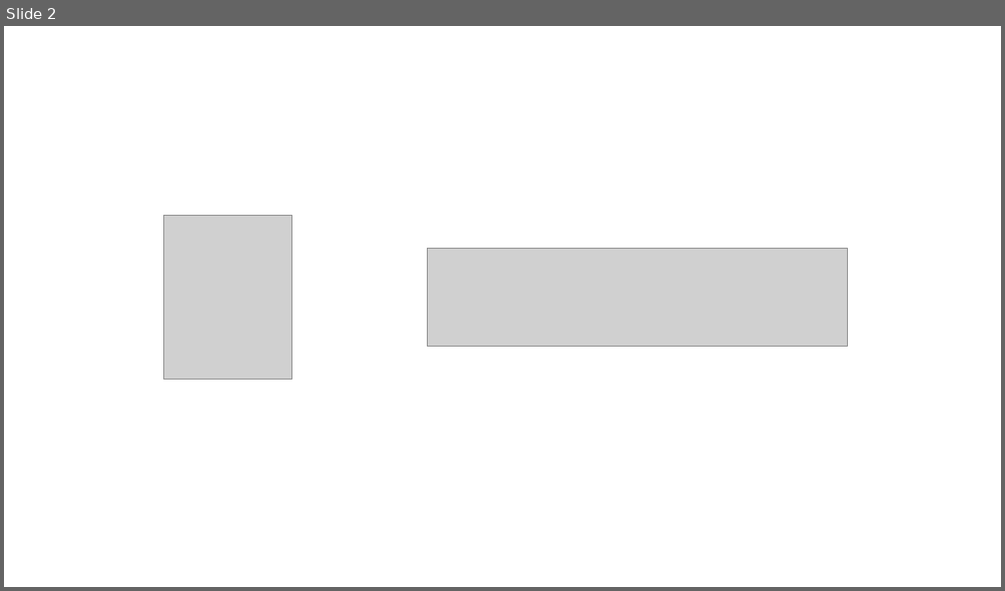
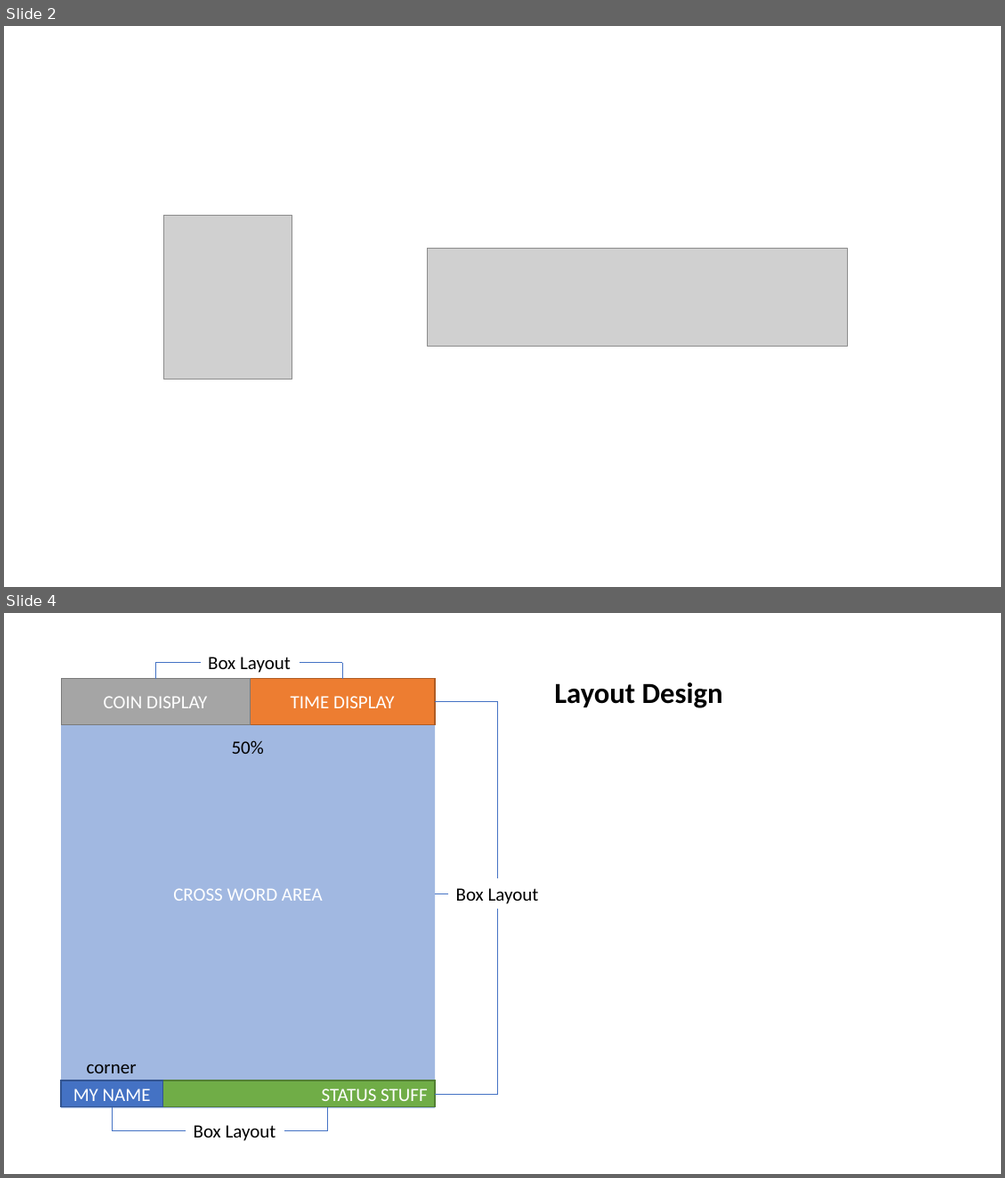
Before and after one commit to aswinmurali-io/word-jam, a slide deck: res/src.pptx. Shown one above the other, each under a label of ours: slide 2 before the commit, slides 2 and 4 after it; the slides between them are not shown. The pictures are 1005x591 and 1005x1178 pixels, drawn with LibreOffice and Linux fonts; fonts in the diff are those of the drawing; grey boxes stand for pictures. Boxes give left, top, right and bottom in pixels: in the first picture for what was removed or moved away, otherwise in the second. Text is boxed around its words. In the diff, an @@ line names an element or a change of style, - is before the commit and + after.

Commit message:
Layout: added crossword grid, MAX_GRID, etc

```diff
--- a/res/src.pptx
+++ b/res/src.pptx
@@ slide 4 added at (4, 613, 1001, 1174), background #FFFFFF @@
@@ line added from (201, 662) to (156, 662), #4472C4 0.5 pt @@
@@ line added from (156, 662) to (156, 679), #4472C4 0.5 pt @@
@@ text added at (208, 657, 291, 673), 18 pt, text #000000 @@
+Box Layout
@@ line added from (299, 662) to (343, 662), #4472C4 0.5 pt @@
@@ line added from (343, 662) to (343, 679), #4472C4 0.5 pt @@
@@ rectangle added at (61, 679, 435, 1108), fill #4472C4 at 50% opacity, 18 pt, text #FFFFFF @@
+CROSS WORD AREA
@@ rectangle added at (61, 679, 250, 724), fill #A5A5A5, outline #7A7A7A 1 pt, 18 pt, text #FFFFFF @@
+COIN DISPLAY
@@ rectangle added at (250, 679, 435, 724), fill #ED7D31, outline #AF5C24 1 pt, 18 pt, text #FFFFFF @@
+TIME DISPLAY
@@ text added at (554, 682, 723, 708), 28 pt, text #000000, bold @@
+Layout Design
@@ line added from (435, 702) to (498, 702), #4472C4 0.5 pt @@
@@ line added from (498, 702) to (498, 878), #4472C4 0.5 pt @@
@@ text added at (232, 740, 264, 754), 18 pt, text #000000 @@
+50%
@@ line added from (449, 893) to (435, 893), #4472C4 0.5 pt @@
@@ text added at (456, 888, 539, 904), 18 pt, text #000000 @@
+Box Layout
@@ line added from (498, 908) to (498, 1094), #4472C4 0.5 pt @@
@@ text added at (87, 1064, 137, 1073), 18 pt, text #000000 @@
+corner
@@ rectangle added at (61, 1080, 435, 1107), fill #70AD47, outline #538035 1 pt, 18 pt, text #FFFFFF @@
+STATUS STUFF
@@ rectangle added at (61, 1080, 162, 1107), fill #4472C4, outline #325491 1 pt, 18 pt, text #FFFFFF @@
+MY NAME
@@ line added from (112, 1107) to (112, 1130), #4472C4 0.5 pt @@
@@ line added from (328, 1130) to (328, 1107), #4472C4 0.5 pt @@
@@ line added from (498, 1094) to (435, 1094), #4472C4 0.5 pt @@
@@ line added from (186, 1130) to (112, 1130), #4472C4 0.5 pt @@
@@ text added at (194, 1125, 276, 1141), 18 pt, text #000000 @@
+Box Layout
@@ line added from (284, 1130) to (328, 1130), #4472C4 0.5 pt @@
```
Also in this commit, not shown: 1 slide changed, 5 other files.
